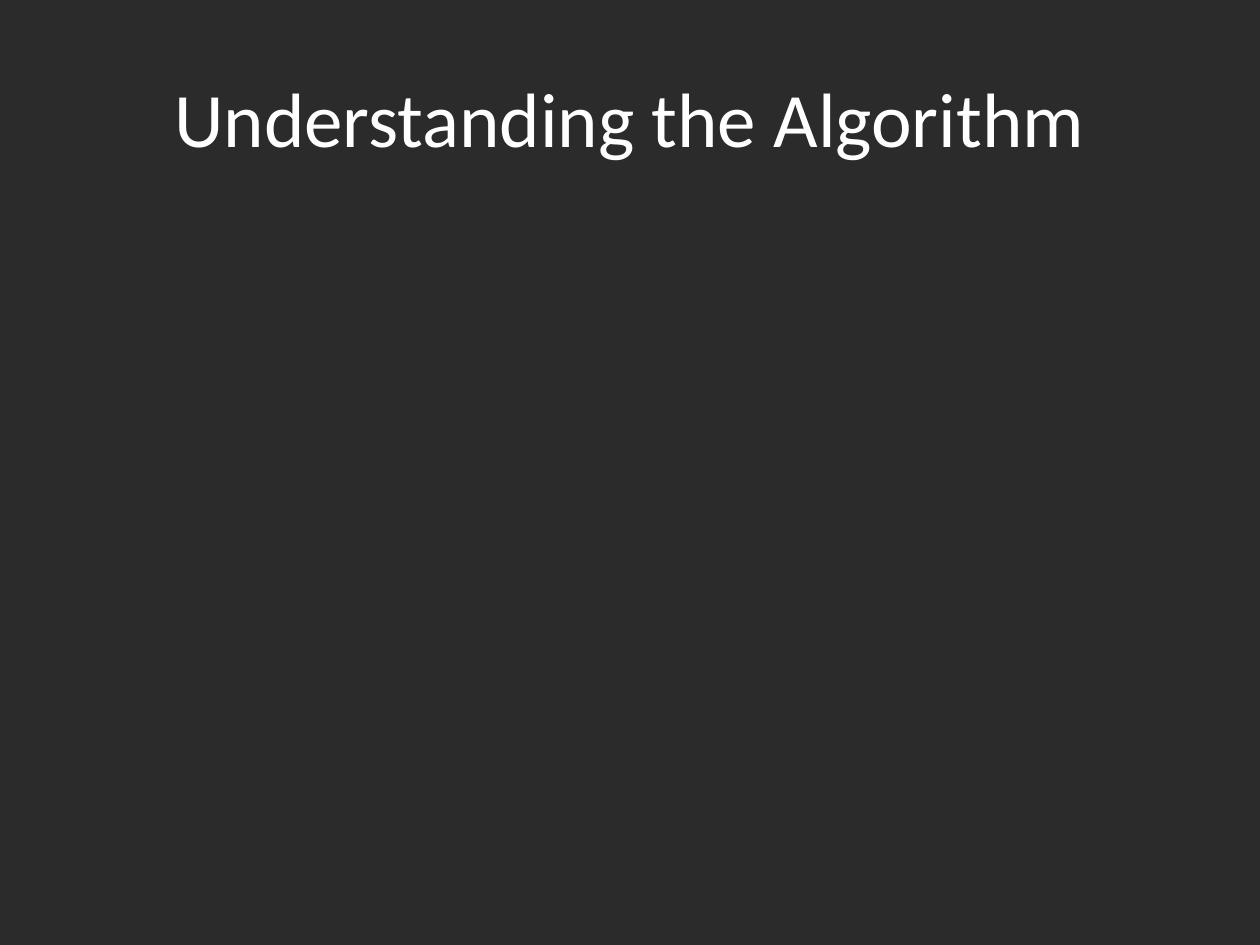
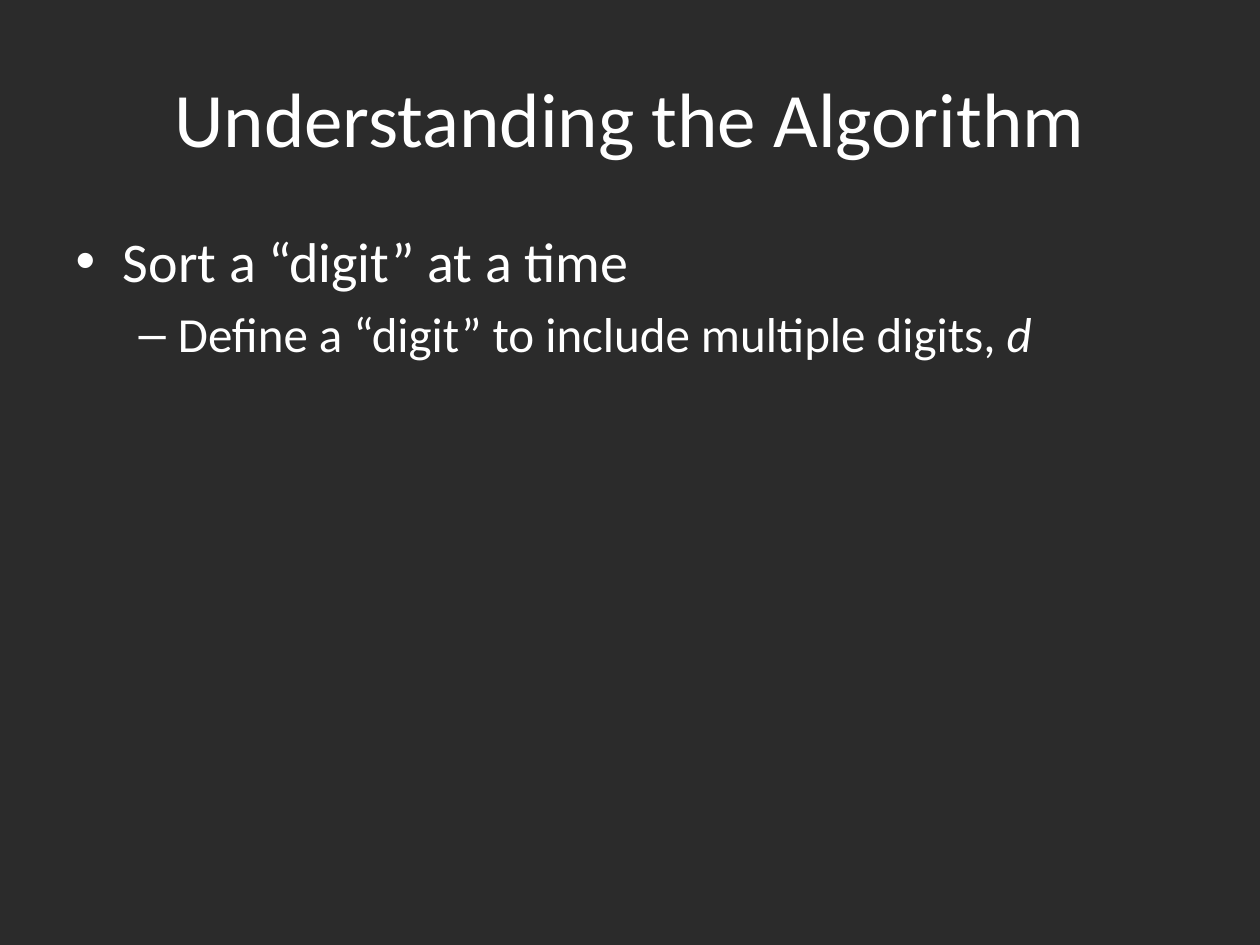
Before and after one commit to hyoshid1/project375, a slide deck: slide 3 of presentation.pptx. Drawn at 1260x945 pixels with LibreOffice and Linux fonts; fonts in the diff are those of the drawing; background and template pictures are left out; a plain dark background stands for a picture behind light text. Boxes give left, top, right and bottom in pixels: in the first picture for what was removed or moved away, otherwise in the second. Text is boxed around its words. In the diff, an @@ line names an element or a change of style, - is before the commit and + after.

Commit message:
update ppt

```diff
--- a/presentation.pptx
+++ b/presentation.pptx
@@ text added at (x1=123, y1=242, x2=1032, y2=361), 28 pt, text #FFFFFF @@
+• Sort a “digit” at a time
+  – Define a “digit” to include multiple digits, d
```
Also in this commit, not shown: 4 other slides changed.
